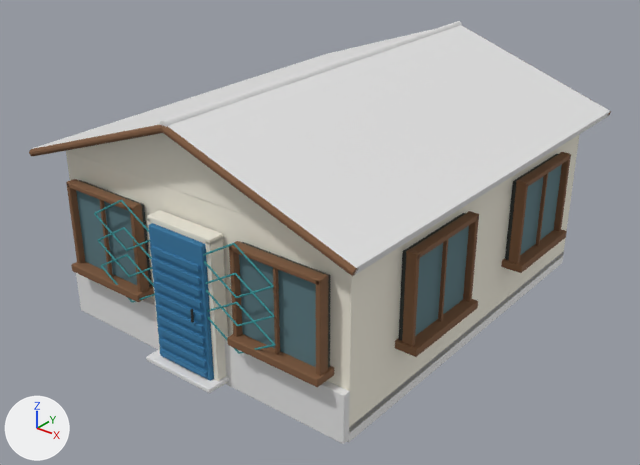
An edit to the glTF model project/assets/houses/peru/sierra_san_blas_0.glb, drawn before and after from the same camera.
Camera for both pictures: a 50 mm camera at (7.87, -10.27, 7.24) aimed at (0.03, -0.47, 1.17). Arrows for +X, +Y and +Z are at lower left; the lights stay in place. The older version comes first. Where no turn or scale is listed for an object, it has been applied to the vertices. Vertices at exactly the same position are counted once.

In view in the first picture: 'Alfeizar', 'Basamento de piedra', 'Faldon de cubierta', 'Hoja de puerta', 'Hueco en sombra', 'Jamba acceso', 'Muro principal', 'Reja romboidal', 'Umbral', 'Vidrio', 'Zocalo'.
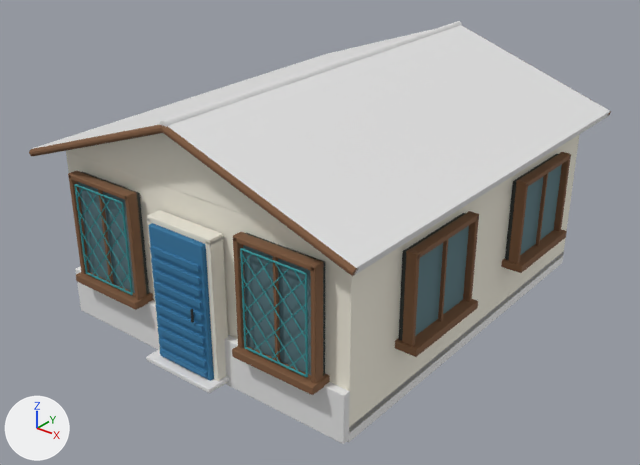
Where the newer file only moved an object's origin or applied its transform, the numbers keep the older frame.

Where the change shows, as pixel boxes (x1, y1, x2, y2) in the pictures (640 x 465 px; the box of a moved part takes in the faces that stretch with it):
'Alfeizar', reshaped: before (29, 26, 611, 387); after (29, 26, 611, 395)
'Reja romboidal ajustada al marco', added: after (74, 184, 308, 377)
'Hueco en sombra', reshaped: before (79, 154, 558, 368); after (81, 154, 558, 376)
'Reja romboidal', deleted: before (94, 200, 275, 354)
part 1 of me_cube_3693, moved or reshaped: before (71, 262, 154, 302); after (76, 272, 153, 310)
part 2 of me_cube_3693, moved or reshaped: before (66, 179, 85, 264); after (68, 171, 90, 274)
part 3 of me_cube_3693, moved or reshaped: before (130, 203, 149, 292); after (125, 191, 147, 300)
part 4 of me_cube_3693, moved or reshaped: before (66, 180, 142, 212); after (68, 172, 137, 201)
part 5 of me_cube_3693, moved or reshaped: before (99, 199, 113, 276); after (98, 190, 114, 286)
part 6 of me_cube_3693, moved or reshaped: before (227, 334, 334, 387); after (232, 346, 330, 395)
part 7 of me_cube_3693, moved or reshaped: before (229, 241, 243, 337); after (233, 232, 247, 349)
part 8 of me_cube_3693, moved or reshaped: before (316, 274, 328, 375); after (310, 260, 323, 383)
part 9 of me_cube_3693, moved or reshaped: before (229, 243, 328, 286); after (234, 234, 323, 272)
part 10 of me_cube_3693, moved or reshaped: before (273, 268, 280, 354); after (273, 257, 280, 364)
part 11 of me_cube_3694, moved or reshaped: before (79, 180, 152, 287); after (81, 172, 149, 294)
part 12 of me_cube_3694, moved or reshaped (mostly hidden): before (241, 242, 330, 368); after (245, 233, 325, 376)
part 13 of me_cube_3695, moved or reshaped: before (76, 190, 137, 285); after (78, 182, 135, 293)
part 14 of me_cube_3695, moved or reshaped: before (239, 254, 316, 367); after (243, 245, 311, 375)

The change, as a list of edits to the scene's bpy script:
```text
Change me_cube_3693:
    remove me_cube_3693.from_pydata(...)  # 2384 vertices, 4560 faces; spans x -1.32..4.54, y -0.25..6.76, z -0.06..2.76
    add me_cube_3693.from_pydata(...)  # 2384 vertices, 4560 faces; spans x -1.32..4.54, y -0.25..6.76, z -0.21..2.76
    me_cube_3693 part 1: the loose piece of 56 vertices spanning x -0.75..0.75, y -0.17..0.17, z -0.06..0.06 is scaled about its middle by (0.899, 1, 1), then moved by (0.0, 0.0, -0.15)
    me_cube_3693 part 2: the loose piece of 56 vertices spanning x -0.72..-0.65, y -0.09..0.07, z -0.04..1.37 is scaled about its middle by (1, 1, 1.22), then moved by (0.08, 0.0, 0.0)
    me_cube_3693 part 3: the loose piece of 56 vertices spanning x 0.65..0.72, y -0.09..0.07, z -0.04..1.37 is scaled about its middle by (1, 1, 1.22), then moved by (-0.07, 0.0, 0.0)
    me_cube_3693 part 4: the loose piece of 56 vertices spanning x -0.73..0.73, y -0.09..0.07, z 1.29..1.36 is scaled about its middle by (0.895, 1, 1), then moved by (0.0, 0.0, 0.15)
    me_cube_3693 part 5: the loose piece of 8 vertices spanning x -0.02..0.02, y -0.06..-0.01, z 0.04..1.29 is scaled about its middle by (1, 1, 1.24)
    me_cube_3693 part 6: the loose piece of 56 vertices spanning x 2.47..3.97, y -0.17..0.17, z -0.06..0.06 is scaled about its middle by (0.899, 1, 1), then moved by (0.0, 0.0, -0.15)
    me_cube_3693 part 7: the loose piece of 56 vertices spanning x 2.5..2.58, y -0.09..0.07, z -0.04..1.37 is scaled about its middle by (1, 1, 1.22), then moved by (0.07, 0.0, 0.0)
    me_cube_3693 part 8: the loose piece of 56 vertices spanning x 3.87..3.95, y -0.09..0.07, z -0.04..1.37 is scaled about its middle by (1, 1, 1.22), then moved by (-0.08, 0.0, 0.0)
    me_cube_3693 part 9: the loose piece of 56 vertices spanning x 2.5..3.95, y -0.09..0.07, z 1.29..1.36 is scaled about its middle by (0.895, 1, 1), then moved by (0.0, 0.0, 0.15)
    me_cube_3693 part 10: the loose piece of 8 vertices spanning x 3.2..3.24, y -0.06..-0.01, z 0.04..1.29 is scaled about its middle by (1, 1, 1.24)
    other edits to the shape of me_cube_3693 do not show in these pictures
Change me_cube_3694:
    remove me_cube_3694.from_pydata(...)  # 84 vertices, 132 faces; spans x -1.09..4.31, y -0.36..6.36, z -0.67..0.67
    add me_cube_3694.from_pydata(...)  # 84 vertices, 132 faces; spans x -1.09..4.31, y -0.36..6.36, z -0.81..0.81
    me_cube_3694 part 11: the loose piece of 8 vertices spanning x -0.69..0.69, y -0.04..0.04, z -0.67..0.67 is scaled about its middle by (0.892, 1, 1.23)
    me_cube_3694 part 12: the loose piece of 8 vertices spanning x 2.53..3.92, y -0.04..0.04, z -0.67..0.67 is scaled about its middle by (0.892, 1, 1.23)
Change me_cube_3695:
    remove me_cube_3695.from_pydata(...)  # 64 vertices, 96 faces; spans x -1.13..4.35, y -0.02..6.47, z -0.62..0.62
    add me_cube_3695.from_pydata(...)  # 64 vertices, 96 faces; spans x -1.13..4.35, y -0.02..6.47, z -0.77..0.77
    me_cube_3695 part 13: the loose piece of 8 vertices spanning x -0.65..0.65, y -0.02..0.02, z -0.62..0.62 is scaled about its middle by (0.885, 1, 1.24)
    me_cube_3695 part 14: the loose piece of 8 vertices spanning x 2.57..3.87, y -0.02..0.02, z -0.62..0.62 is scaled about its middle by (0.885, 1, 1.24)
Remove ob_reja_romboidal:
    ob_reja_romboidal = bpy.data.objects.new('Reja romboidal', me_cylinder_2373)
Add ob_reja_romboidal_ajustada_al_marco:
    ob_reja_romboidal_ajustada_al_marco = bpy.data.objects.new('Reja romboidal ajustada al marco', me_reja_romboidal_ajustada_al_marco)  # 560 vertices, 1008 faces; spans x -2.14..2.14, y -3.35..-3.33, z 0.92..2.37; in mat_carpinteria_turquesa (cyan #359599)
    ob_reja_romboidal_ajustada_al_marco.location = (0.0, 0.0, 0.0)
```
